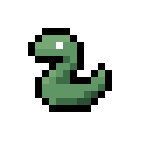
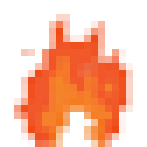
Comparing the layer stacks of the two 147x147 images. Changes:
added layer "fire4" above "fire3" over left=14, top=14, right=133, bottom=147
renamed "Layer 1" to "snake9", hid it over left=28, top=28, right=112, bottom=112
